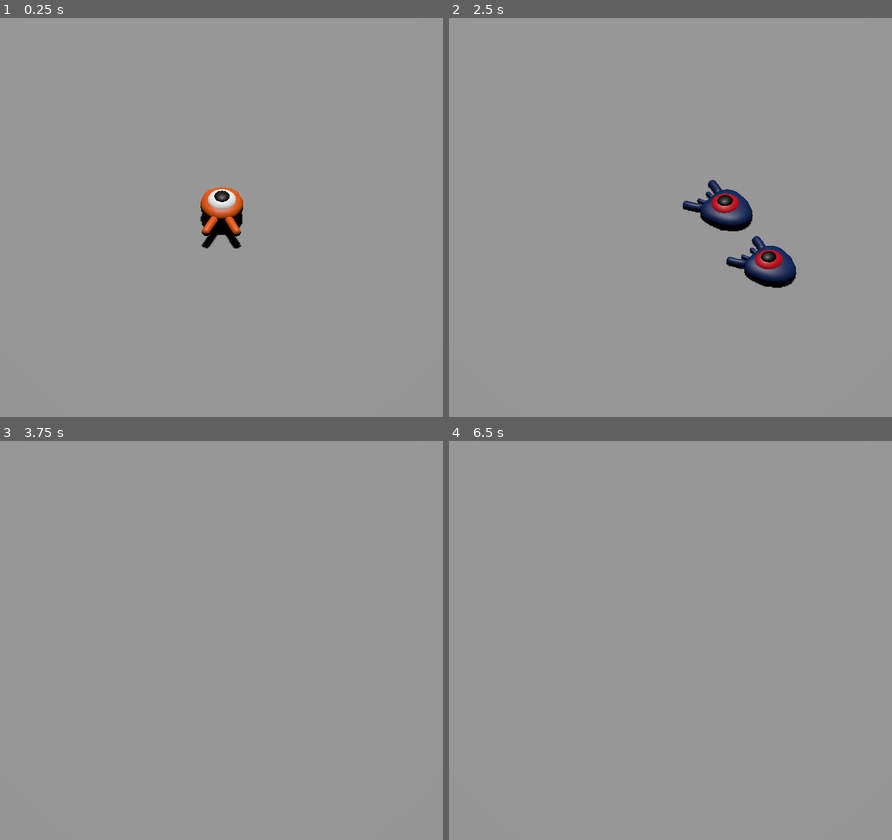
Above: before the commit, frames 1-4 (two rows, left to right).
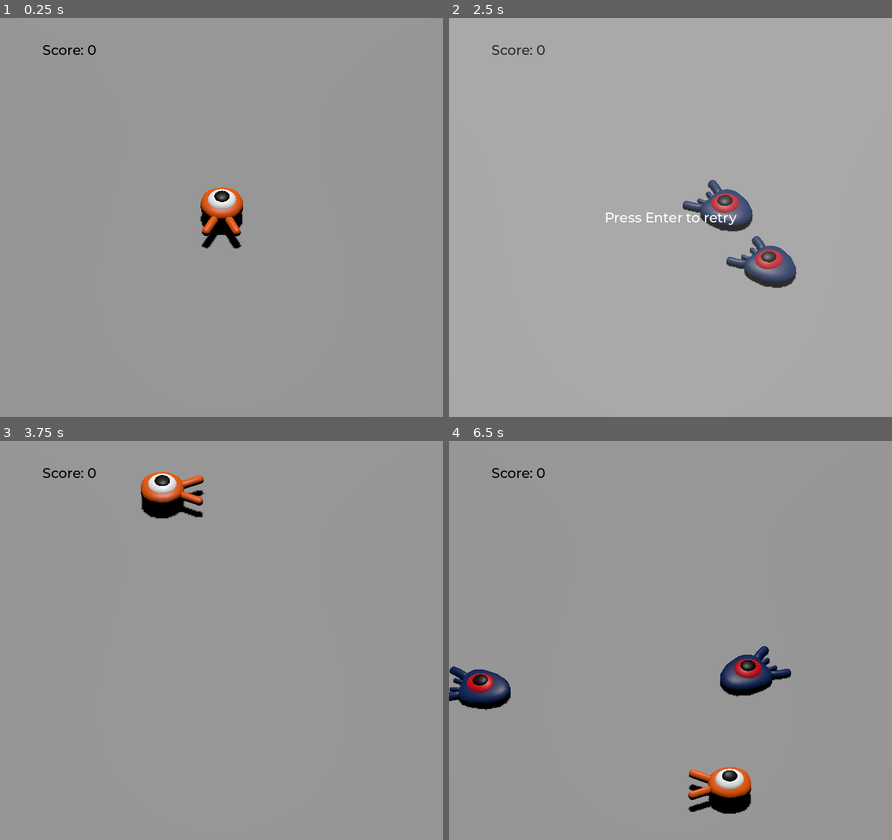
Above: after the commit, the same moments.

Repository: osamahussein2/Godot-3D-Practice
Game: Godot game, scene res://Main.tscn
Same seed, same stepped clock (60 frames per second), same inputs: the game is played once before the commit and once after it.
Inputs:
- Up to frame 1 (0.25 s): no input
- Up to frame 2 (2.5 s): tap Enter (ui_accept) at 0.5, 1.35 s; hold Right (MoveRight) 0.53-1.28 s; hold Enter (ui_accept) 0.53-1.28 s; tap Space (Jump) at 0.77, 1.52 s; hold Down (MoveBack) 1.28-2.03 s; hold Right (MoveRight) from 2.03 s (still down); hold Enter (ui_accept) from 2.03 s (still down)
- Up to frame 3 (3.75 s): release Right (MoveRight) at 2.78 s; release Enter (ui_accept) at 2.78 s; hold Up (MoveForward) 2.78-3.53 s; tap Enter (ui_accept) at 2.85 s; tap Space (Jump) at 3.02 s; hold Left (MoveLeft) from 3.53 s (still down); hold Enter (ui_accept) from 3.53 s (still down)
- Up to frame 4 (6.5 s): tap Space (Jump) at 3.77, 4.52, 6.02 s; release Enter (ui_accept) at 4.28 s; tap Enter (ui_accept) at 4.35, 5.85 s; release Left (MoveLeft) at 5.03 s; hold Down (MoveBack) 5.03-5.78 s; hold Enter (ui_accept) 5.03-5.78 s; hold Right (MoveRight) from 5.78 s (still down)

The runs differ from the first frame. In frame 1, 0.1% of the frame differs, in the area x 9-22%, y 6-10%; in frame 2, 2.6%; in frame 3, 1.4%; in frame 4, 3.7%, in the area x 0-78%, y 6-94%.

Commit message:
I managed to get the score counter working on the screen as well as the retry screen!

Diff:
--- a/Main.gd
+++ b/Main.gd
@@ -4,7 +4,10 @@
 
 # Called when the node enters the scene tree for the first time.
 func _ready():
-	pass # Replace with function body.
+	#pass # Replace with function body.
+
+	# Hide the retry text at the start of the game
+	$UserInterface/Retry.hide()
 
 
 # Called every frame. 'delta' is the elapsed time since the previous frame.
@@ -30,8 +33,21 @@
 	# Spawn the mob by adding it to the Main scene
 	add_child(mob)
 
+	# Connect the mob being squashed signal with the score label of the user interface to update the score each time
+	mob.squashed.connect($UserInterface/ScoreLabel.onMobSquashed.bind())
+
 
 func _on_player_hit():
 	#pass # Replace with function body.
 
+	# Stops spawning the mob monsters
 	$MobTimer.stop()
+
+	# Show the retry text on screen
+	$UserInterface/Retry.show()
+
+func _unhandled_input(event):
+	if event.is_action_pressed("ui_accept") and $UserInterface/Retry.visible:
+
+		# Restarts the current scene
+		get_tree().reload_current_scene()
--- a/Main.tscn
+++ b/Main.tscn
@@ -1,8 +1,10 @@
-[gd_scene load_steps=9 format=3 uid="uid://bt25bai25e5ql"]
+[gd_scene load_steps=12 format=3 uid="uid://bt25bai25e5ql"]
 
 [ext_resource type="PackedScene" uid="uid://bqcu2e2v6vdph" path="res://Player Scene.tscn" id="1_2evx1"]
 [ext_resource type="Script" path="res://Main.gd" id="1_am8hk"]
 [ext_resource type="PackedScene" uid="uid://c0t332d46wdwi" path="res://Mob Scene.tscn" id="2_xkq7q"]
+[ext_resource type="FontFile" uid="uid://krnsadqifglj" path="res://fonts/Montserrat-Medium.ttf" id="4_kiurl"]
+[ext_resource type="Script" path="res://Score.gd" id="5_jk06m"]
 
 [sub_resource type="BoxShape3D" id="BoxShape3D_4jo44"]
 size = Vector3(60, 2, 60)
@@ -22,6 +24,10 @@
 "tilts": PackedFloat32Array(0, 0, 0, 0, 0)
 }
 point_count = 5
+
+[sub_resource type="Theme" id="Theme_t1n8m"]
+default_font = ExtResource("4_kiurl")
+default_font_size = 22
 
 [node name="Main" type="Node"]
 script = ExtResource("1_am8hk")
@@ -82,5 +88,48 @@
 wait_time = 0.5
 autostart = true
 
+[node name="UserInterface" type="Control" parent="."]
+layout_mode = 3
+anchors_preset = 15
+anchor_right = 1.0
+anchor_bottom = 1.0
+grow_horizontal = 2
+grow_vertical = 2
+theme = SubResource("Theme_t1n8m")
+
+[node name="ScoreLabel" type="Label" parent="UserInterface"]
+layout_mode = 0
+offset_left = 69.0
+offset_top = 38.0
+offset_right = 130.0
+offset_bottom = 61.0
+theme_override_colors/font_color = Color(0, 0, 0, 1)
+text = "Score: 0"
+script = ExtResource("5_jk06m")
+
+[node name="Retry" type="ColorRect" parent="UserInterface"]
+layout_mode = 1
+anchors_preset = 15
+anchor_right = 1.0
+anchor_bottom = 1.0
+grow_horizontal = 2
+grow_vertical = 2
+color = Color(1, 1, 1, 0.172549)
+
+[node name="Label" type="Label" parent="UserInterface/Retry"]
+layout_mode = 1
+anchors_preset = 8
+anchor_left = 0.5
+anchor_top = 0.5
+anchor_right = 0.5
+anchor_bottom = 0.5
+offset_left = -106.5
+offset_top = -14.0
+offset_right = 106.5
+offset_bottom = 14.0
+grow_horizontal = 2
+grow_vertical = 2
+text = "Press Enter to retry"
+
 [connection signal="hit" from="Player" to="." method="_on_player_hit"]
 [connection signal="timeout" from="MobTimer" to="." method="_on_mob_timer_timeout"]
--- /dev/null
+++ b/Music Player.tscn
@@ -0,0 +1,7 @@
+[gd_scene load_steps=2 format=3 uid="uid://desit57dofukp"]
+
+[ext_resource type="AudioStream" uid="uid://bssy4oukva8dv" path="res://art/House In a Forest Loop.ogg" id="1_2jqik"]
+
+[node name="MusicPlayer" type="AudioStreamPlayer"]
+stream = ExtResource("1_2jqik")
+autoplay = true
--- /dev/null
+++ b/Score.gd
@@ -0,0 +1,21 @@
+extends Label
+
+var score = 0
+
+# Called when the node enters the scene tree for the first time.
+func _ready():
+	pass # Replace with function body.
+
+
+# Called every frame. 'delta' is the elapsed time since the previous frame.
+func _process(delta):
+	pass
+
+
+func onMobSquashed():
+
+	# Increment the score by 1
+	score += 1
+
+	# Display the text of the score and update it when the player squashes a mob
+	text = "Score: %s" % score
--- a/project.godot
+++ b/project.godot
@@ -14,6 +14,10 @@
 run/main_scene="res://Main.tscn"
 config/features=PackedStringArray("4.2", "Forward Plus")
 config/icon="res://icon.svg"
+
+[autoload]
+
+MusicPlayer="*res://Music Player.tscn"
 
 [display]
 
